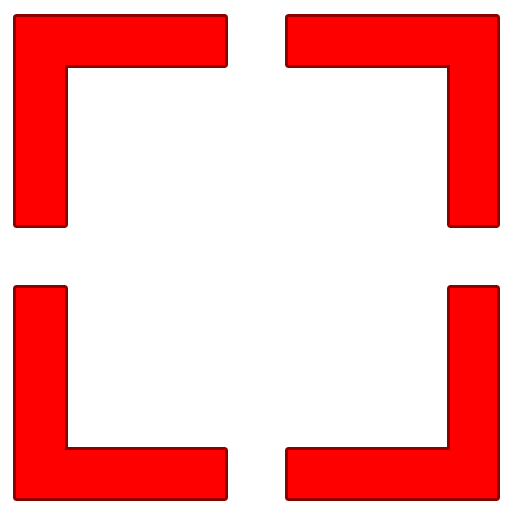
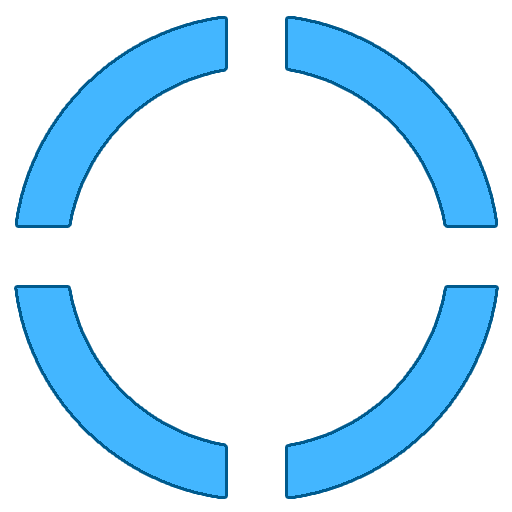
Two versions of the same layered image (512x512). Layer-by-layer changes:
added layer "Layer 4" above "Layer 3 copy" over left=17, top=19, right=496, bottom=496
hid "Layer 3 copy" over left=16, top=17, right=497, bottom=498
